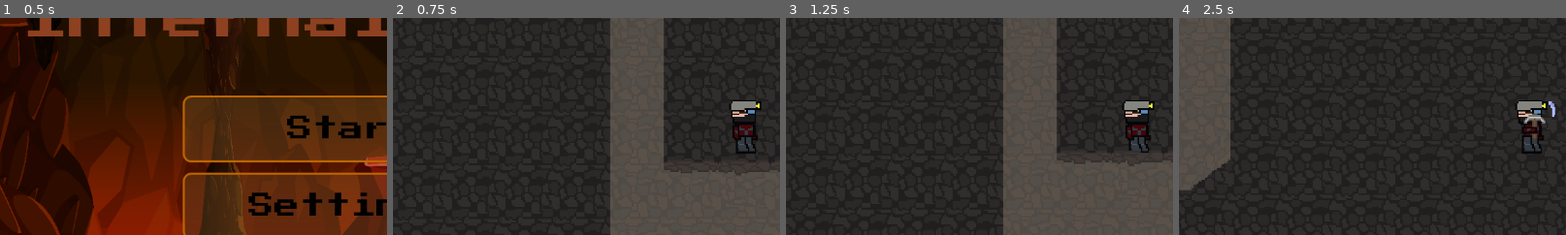
Above: before the commit, frames 1-4 (left to right).
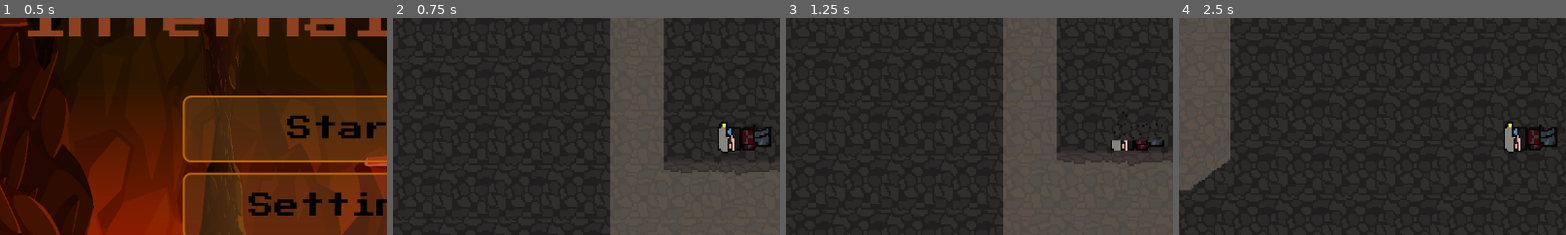
Above: after the commit, the same moments.

Repository: AffanKhan261/Godot_Campfire_Game_Repo
Game: Godot game, scene res://scenes/main_menu.tscn
Two runs of this game, one before a commit and one after it. Both use one fixed random seed, a clock stepped at 60 frames per second and the inputs below.
Inputs:
- Up to frame 1 (0.5 s): no input
- Up to frame 2 (0.75 s): click "Start" at 0.5 s
- Up to frame 3 (1.25 s): no input
- Up to frame 4 (2.5 s): hold Right (move_right) from 1.28 s (still down); tap F (attack) at 1.35, 2.3 s; tap Space (jump) at 1.52, 1.55, 1.82, 2.1, 2.27 s
The pictures show only the part of the screen within x 5-55%, y 25-75%; the shares and areas given below are measured in that part.

Frame 1 is identical in both runs. In frame 2, 1.8% of the frame differs, in the area x 83-98%, y 37-63%; in frame 3, 1.4%; in frame 4, 2.0%.

Commit message:
added a 'health global variable', added death anim check at bottom of miner_player script, find a way to stop movement and restart game properly (send to main menu? checkpoint?)

Diff:
--- a/scenes/global.tscn
+++ b/scenes/global.tscn
@@ -4,3 +4,5 @@
 
 [node name="global" type="Node" unique_id=1278496095]
 script = ExtResource("1_4pk28")
+
+[connection signal="ready" from="." to="." method="_on_ready"]
--- a/scripts/global.gd
+++ b/scripts/global.gd
@@ -1,3 +1,4 @@
 extends Node
 
 var walljump_access = true
+var HEALTH: float = -1000.0
--- a/scripts/miner_player.gd
+++ b/scripts/miner_player.gd
@@ -243,30 +243,36 @@
 
 # ---------------- ANIMATIONS ----------------
 func _update_animations() -> void:
-	# Don't override the attack animation while attacking
-	if is_attacking:
-		return
-
-	# Use "walk" for dash
-	if is_dashing:
-		if animated_sprite.animation != "walk":
-			animated_sprite.play("walk")
-		return
-
-	if is_on_floor():
-		if absf(velocity.x) < 5.0:
-			if animated_sprite.animation != "idle":
-				animated_sprite.play("idle")
-		else:
+	if GlobalVar.HEALTH > 0:
+		# Don't override the attack animation while attacking
+		if is_attacking:
+			return
+
+		# Use "walk" for dash
+		if is_dashing:
 			if animated_sprite.animation != "walk":
 				animated_sprite.play("walk")
-	else:
-		if velocity.y < 0.0 and animated_sprite.sprite_frames.has_animation("jump"):
-			if animated_sprite.animation != "jump":
-				animated_sprite.play("jump")
-		elif velocity.y >= 0.0 and animated_sprite.sprite_frames.has_animation("fall"):
-			if animated_sprite.animation != "fall":
-				animated_sprite.play("fall")
+			return
+
+		if is_on_floor():
+			if absf(velocity.x) < 5.0:
+				if animated_sprite.animation != "idle":
+					animated_sprite.play("idle")
+			else:
+				if animated_sprite.animation != "walk":
+					animated_sprite.play("walk")
+		else:
+			if velocity.y < 0.0 and animated_sprite.sprite_frames.has_animation("jump"):
+				if animated_sprite.animation != "jump":
+					animated_sprite.play("jump")
+			elif velocity.y >= 0.0 and animated_sprite.sprite_frames.has_animation("fall"):
+				if animated_sprite.animation != "fall":
+					animated_sprite.play("fall")
+	else:
+		#stops all player input
+		animated_sprite.play("death")
+		await get_tree().create_timer(2).timeout
+		#get_tree().reload_current_scene()
 
 func get_facing() -> int:
 	return facing
